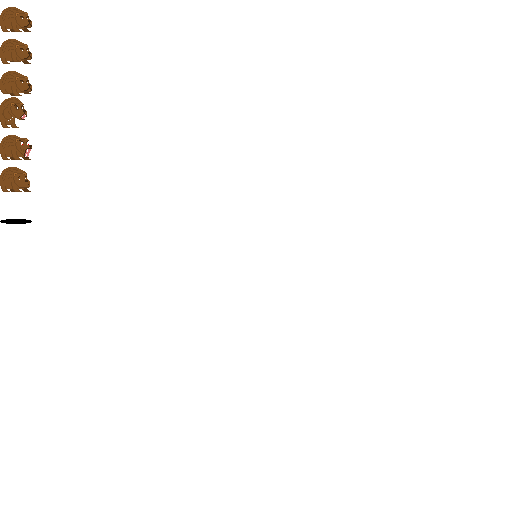
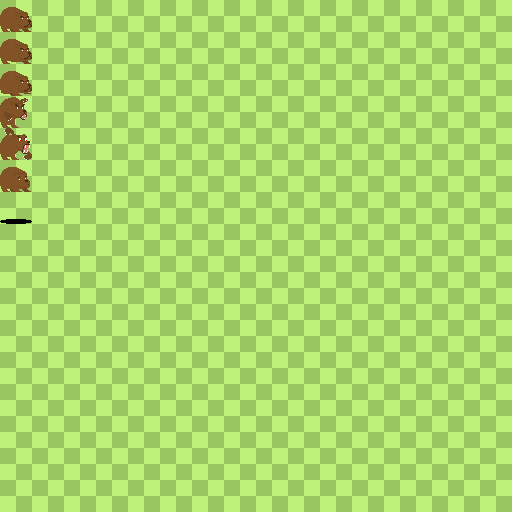
Revision of a layered 512 x 512 image; what changed, layer by layer:
painted on "Layer" over [0, 8, 32, 192]
showed "Background" over [0, 0, 512, 512]
